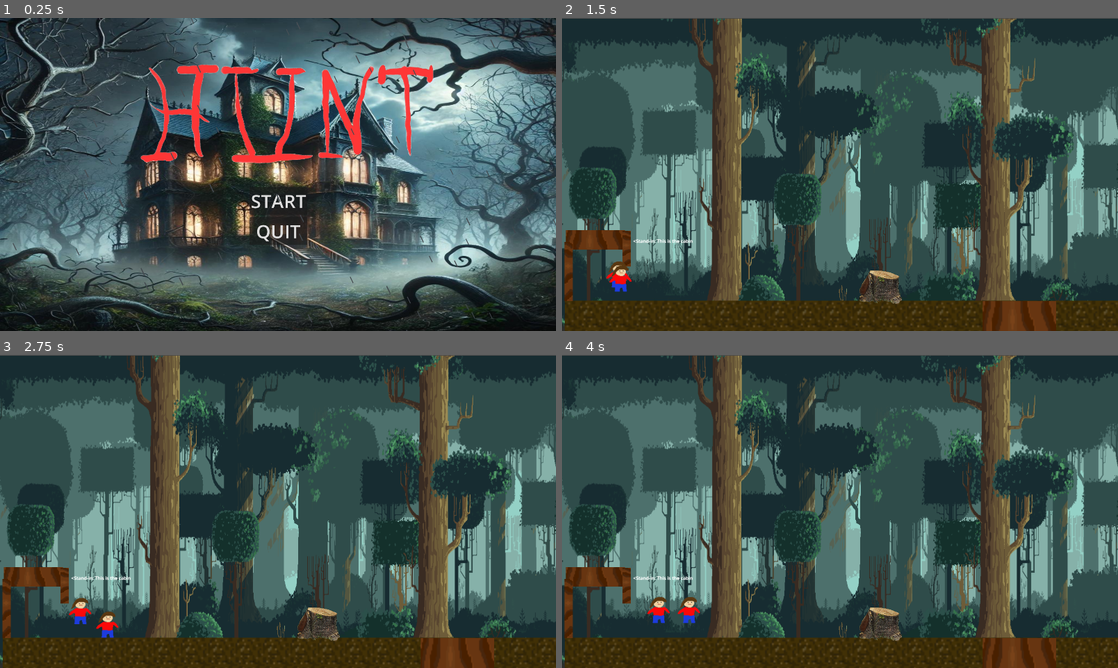
Above: before the commit, frames 1-4 (two rows, left to right).
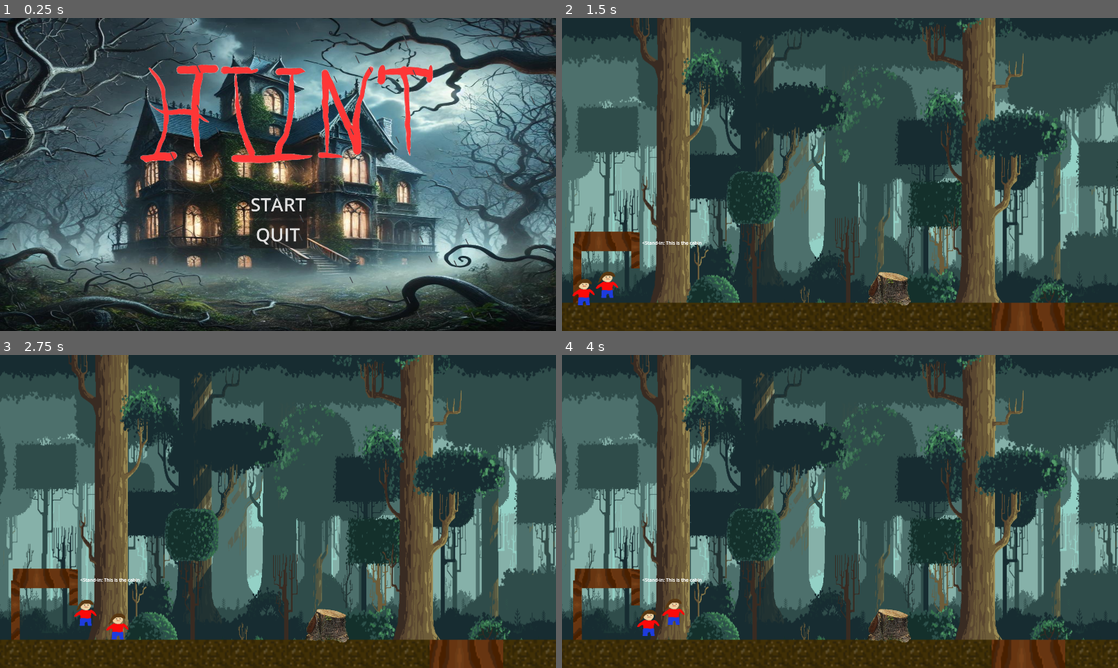
Above: after the commit, the same moments.

Repository: tjwarnke/hiint
Game: Godot game, scene res://World.tscn
The game is run twice, just before and just after one commit, with the same random seed, the same clock (stepped at 60 frames per second) and the same inputs.
Inputs:
- Up to frame 1 (0.25 s): no input
- Up to frame 2 (1.5 s): click "START" at 0.5 s; tap Enter (ui_accept) at 1.25 s; hold Right (right) from 1.28 s (still down); tap P (p) at 1.35 s
- Up to frame 3 (2.75 s): keep holding Right (right); tap Up (jump) at 1.52, 1.55, 1.82, 2.1, 2.27, 2.57 s; tap P (p) at 2.3 s
- Up to frame 4 (4 s): release Right (right) at 2.78 s; hold A (left) 2.78-3.53 s; tap P (p) at 2.85, 3.8 s; tap Up (jump) at 3.05, 3.77 s; hold Right (right) from 3.53 s (still down); tap Shift (run) at 3.6 s

The runs differ from the first frame. In frame 1, 4.1% of the frame differs, in the area x 0-100%, y 0-100%; in frame 2, 55%; in frame 3, 55%; in frame 4, 55%.

Commit message:
minor tweaks
yipee

Diff:
--- a/World.tscn
+++ b/World.tscn
@@ -14,9 +14,13 @@
 
 [node name="StartMenu" parent="." instance=ExtResource("5_frqyd")]
 visible = false
+offset_left = 24.0
+offset_top = 3.0
+offset_right = 63.0
+offset_bottom = 65.0
 
 [node name="Level" parent="." instance=ExtResource("2_q0pb3")]
-position = Vector2(-3, 10)
+position = Vector2(28, 19)
 
 [node name="AddJump" parent="Level" instance=ExtResource("3_c2ela")]
 position = Vector2(2250, 732)
@@ -25,7 +29,7 @@
 position = Vector2(47, 959)
 
 [node name="Camera2D" type="Camera2D" parent="."]
-position = Vector2(959, 539)
+position = Vector2(985, 542)
 limit_left = 0
 limit_right = 9000
 limit_smoothed = true
@@ -46,7 +50,8 @@
 stream = ExtResource("7_gd7q5")
 volume_db = 5.943
 
-[node name="AudioStreamPlayer2D" type="AudioStreamPlayer2D" parent="."]
+[node name="AudioStreamPlayer2D" type="AudioStreamPlayer2D" parent="Camera2D"]
+position = Vector2(-985, -542)
 stream = ExtResource("8_sso4w")
 volume_db = 23.505
 autoplay = true
--- a/level.tscn
+++ b/level.tscn
@@ -31,8 +31,8 @@
 position = Vector2(1000, 2000)
 
 [node name="Sprite2D" type="Sprite2D" parent="Floor"]
-position = Vector2(5064, 5166)
-scale = Vector2(5.90918, 6.05566)
+position = Vector2(4881, 5166.5)
+scale = Vector2(6.08789, 6.05517)
 texture = ExtResource("1_2i3cc")
 
 [node name="CollisionShape2D" type="CollisionShape2D" parent="Floor"]
@@ -195,38 +195,38 @@
 
 [node name="Background" type="Sprite2D" parent="."]
 z_index = -5
-position = Vector2(1079.25, 560.25)
-scale = Vector2(1.49826, 2.36979)
+position = Vector2(932.499, 547.5)
+scale = Vector2(1.70208, 2.42292)
 texture = ExtResource("3_wj778")
 
 [node name="Background2" type="Sprite2D" parent="."]
 z_index = -5
-position = Vector2(3226, 558)
-scale = Vector2(1.49826, 2.36979)
+position = Vector2(3226, 546.875)
+scale = Vector2(1.49826, 2.41615)
 texture = ExtResource("3_wj778")
 
 [node name="Background3" type="Sprite2D" parent="."]
 z_index = -5
-position = Vector2(5377, 559)
-scale = Vector2(1.49826, 2.36979)
+position = Vector2(5377, 547.375)
+scale = Vector2(1.49826, 2.41823)
 texture = ExtResource("3_wj778")
 
 [node name="Background4" type="Sprite2D" parent="."]
 z_index = -5
-position = Vector2(7533, 559)
-scale = Vector2(1.49826, 2.36979)
+position = Vector2(7533, 547.375)
+scale = Vector2(1.49826, 2.41823)
 texture = ExtResource("3_wj778")
 
 [node name="Background5" type="Sprite2D" parent="."]
 z_index = -5
-position = Vector2(9685, 558)
-scale = Vector2(1.49826, 2.36979)
+position = Vector2(9685, 546.875)
+scale = Vector2(1.49826, 2.41614)
 texture = ExtResource("3_wj778")
 
 [node name="Background6" type="Sprite2D" parent="."]
 z_index = -5
-position = Vector2(11840, 558)
-scale = Vector2(1.49826, 2.36979)
+position = Vector2(11840, 547.375)
+scale = Vector2(1.49826, 2.41406)
 texture = ExtResource("3_wj778")
 
 [node name="WorldBounds" type="StaticBody2D" parent="."]
--- a/world.gd
+++ b/world.gd
@@ -25,6 +25,12 @@
 		show_jumpscare()
 		jumpscare_noise.play()
 
+	# Make the camera follow the player horizontally only
+	if player:
+		camera.position.x = player.position.x  # Follow X movement
+		camera.position.y = camera.position.y  # Keep Y fixed
+
+
 func show_jumpscare():
 	jumpscare.show()
 	jumpscare_timer.start()
@@ -33,11 +39,6 @@
 func hide_jumpscare():
 	jumpscare.hide()
 
-
-	# Make the camera follow the player horizontally only
-	if player:
-		camera.position.x = player.position.x  # Follow X movement
-		camera.position.y = camera.position.y  # Keep Y fixed
 
 func start_game():
 	start_menu.hide()
